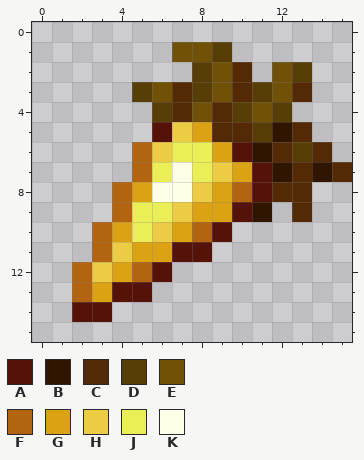
Edited in one commit: pixel-art sprite (textures/items/carrot_golden.png). The first picture shows the starting point.
The file is 16x16 pixels.
Palette (. is transparent): A #541209  B #301600  C #532906  D #573d06  E #715008  F #b26411  G #dba213  H #eccb45  J #eaee57  K #feffe6
Once edited:
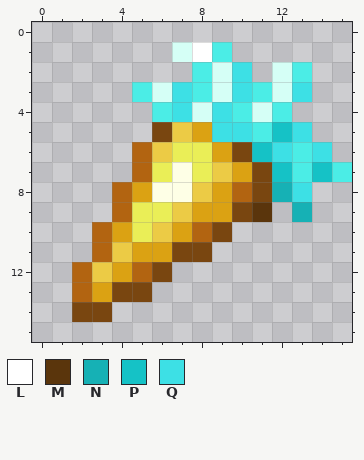
Colours new in this view: L #ffffff  M #5a350c  N #16b1b5  P #15c2c6  Q #3de0e5
The edit:
Colour A changes from #541209 to #794610.
Colour D changes from #573d06 to #4bede6.
Colour E changes from #715008 to #d5fff6.
Colour C gives way to colour D in row 7 at x 13 and 15.
Colour E gives way to colour L in row 1 at x 8.
Colour B gives way to colour M in row 9 at x 11.
Colour C gives way to colour N in row 8 at x 12; in row 9 at x 13.
Colour B gives way to colour P in row 5 at x 12; in row 6 at x 11; in row 7 at x 12 and 14.
Colour C gives way to colour Q in row 2 at x 10; in row 3 at x 7, 10 and 13; in row 4 at x 7 and 9; in row 5 at x 9 to 10 and 13; in row 6 at x 12 and 14; in row 8 at x 13.
Where, in picture pixels (left, top, right, bottom), the same in both pictures:
changed: (72, 42, 352, 322)
